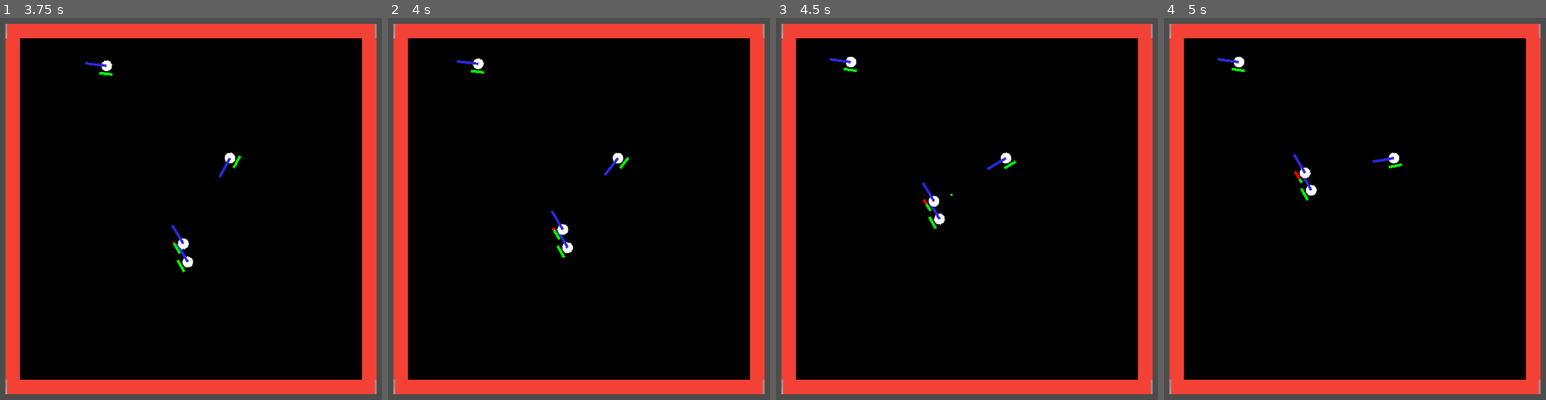
Above: before the commit, frames 1-4 (left to right).
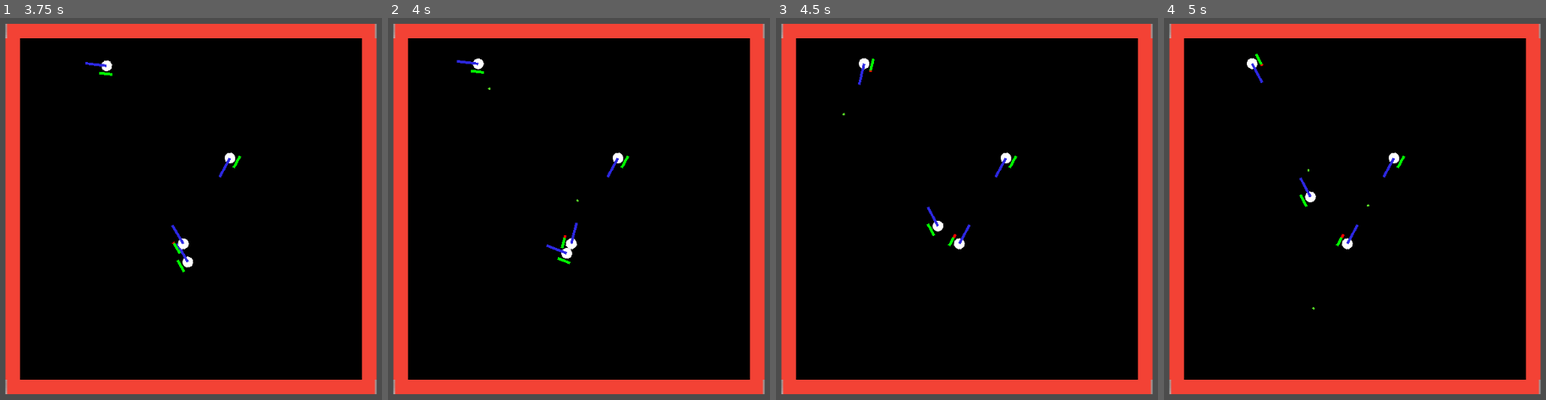
Above: after the commit, the same moments.

Repository: sisipun/CybersportManager
Game: Godot game, scene res://script/ui.tscn
Two runs of this game, one before a commit and one after it. Both use one fixed random seed, a clock stepped at 60 frames per second and the inputs below.
Inputs (mouse positions are in pixels of both pictures, inside the frame that each line leads up to):
- Up to frame 1 (3.75 s): tap Enter at 0.5 s; click (191, 209) at 0.67 s; tap Space at 1.25 s; move the mouse to (57, 228) at 1.27 s; click (57, 228) at 1.42 s; move the mouse to (259, 121) at 2.02 s; click (259, 121) at 2.17 s; move the mouse to (156, 289) at 2.77 s; click (156, 289) at 2.92 s; move the mouse to (outside the picture) at 3.52 s; click (outside the picture) at 3.67 s
- Up to frame 2 (4 s): no input
- Up to frame 3 (4.5 s): move the mouse to (outside the picture) at 4.27 s; click (outside the picture) at 4.42 s
- Up to frame 4 (5 s): no input

Frame 1 is identical in both runs. In frame 2, 0.5% of the frame differs, in the area x 26-64%, y 18-65%; in frame 3, 0.9%, in the area x 13-64%, y 10-61%; in frame 4, 0.9%.

Commit message:
Detect enemy on hit

Diff:
--- a/game/script/base/match/player/base_player.gd
+++ b/game/script/base/match/player/base_player.gd
@@ -2,8 +2,9 @@
 extends KinematicBody2D
 
 
-signal dead
 signal player_detected(player)
+signal hitted(hitter)
+signal dead(killer)
 
 
 export (NodePath) onready var _navigation_agent = get_node(_navigation_agent) as NavigationAgent2D
@@ -60,13 +61,16 @@
 	_navigation_agent.set_target_location(global_position)
 
 
-func hit(power: float) -> void:
+# [CD] BasePlayer
+func hit(power: float, hitter: KinematicBody2D) -> void:
 	health -= power
 	print('Hitted wiht power:', power, '. Health left:', health)
 
 	if health <= 0:
 		health = 0
-		emit_signal("dead")
+		emit_signal("dead", hitter)
+	else:
+		emit_signal("hitted", hitter)
 
 	_health_bar.value = health
 
--- a/game/script/base/match/player/base_player_controller.gd
+++ b/game/script/base/match/player/base_player_controller.gd
@@ -27,8 +27,9 @@
 	_player.init(team, index)
 	_current_match.map.spawn_player(_player)
 
+	assert(_player.connect("player_detected", self, "_on_player_player_detected") == OK)
 	assert(_player.connect("dead", self, "_on_player_dead") == OK)
-	assert(_player.connect("player_detected", self, "_on_player_player_detected") == OK)
+	assert(_player.connect("hitted", self, "_on_player_hitted") == OK)
 
 
 func despawn() -> void:
@@ -41,10 +42,14 @@
 	return _player == null
 
 
-func _on_player_dead() -> void:
+func _on_player_player_detected(_detected_player: BasePlayer) -> void:
+	pass
+
+
+func _on_player_hitted(_hitter: BasePlayer) -> void:
+	pass
+
+
+func _on_player_dead(_killer: BasePlayer) -> void:
 	despawn()
 	emit_signal("player_dead")
-
-
-func _on_player_player_detected(_detected_player: BasePlayer) -> void:
-	pass
--- a/game/script/tactical_fps/match/player/tactical_fps_player.gd
+++ b/game/script/tactical_fps/match/player/tactical_fps_player.gd
@@ -15,7 +15,7 @@
 
 
 func _physics_process(delta: float) -> void:
-	if shooting_target:
+	if is_instance_valid(shooting_target):
 		.rotate_to(delta, shooting_target.position)
 		shoot()
 
--- a/game/script/tactical_fps/match/player/tactical_fps_player_controller.gd
+++ b/game/script/tactical_fps/match/player/tactical_fps_player_controller.gd
@@ -11,20 +11,23 @@
 		_player.move_to(_target)
 
 
+func _on_player_hitted(hitter: BasePlayer) -> void:
+	_on_enemy_detected(hitter)
+
+
 func _on_player_player_detected(detected_player: BasePlayer) -> void:
 	if detected_player.team != team:
 		_on_enemy_detected(detected_player)
 
 
 func _on_enemy_detected(enemy: BasePlayer) -> void:
-	if _player.shooting_target:
-		return
-
-	_player.stop()
-	_player.shooting_target = enemy
-	assert(enemy.connect("dead", self, "_on_shooting_target_dead") == OK)
+	if not is_dead() and not _player.shooting_target:
+		_player.stop()
+		_player.shooting_target = enemy
+		assert(enemy.connect("dead", self, "_on_shooting_target_dead") == OK)
 
 
-func _on_shooting_target_dead() -> void:
-	_player.shooting_target = null
-	_player.move_to(_target)
+func _on_shooting_target_dead(_killer: BasePlayer) -> void:
+	if not is_dead():
+		_player.shooting_target = null
+		_player.move_to(_target)
--- a/game/script/tactical_fps/match/weapon/tactical_fps_bullet.gd
+++ b/game/script/tactical_fps/match/weapon/tactical_fps_bullet.gd
@@ -35,5 +35,5 @@
 		return
 
 	if collider is TacticalFpsPlayer:
-		collider.hit(_power)
+		collider.hit(_power, _player)
 	queue_free()
